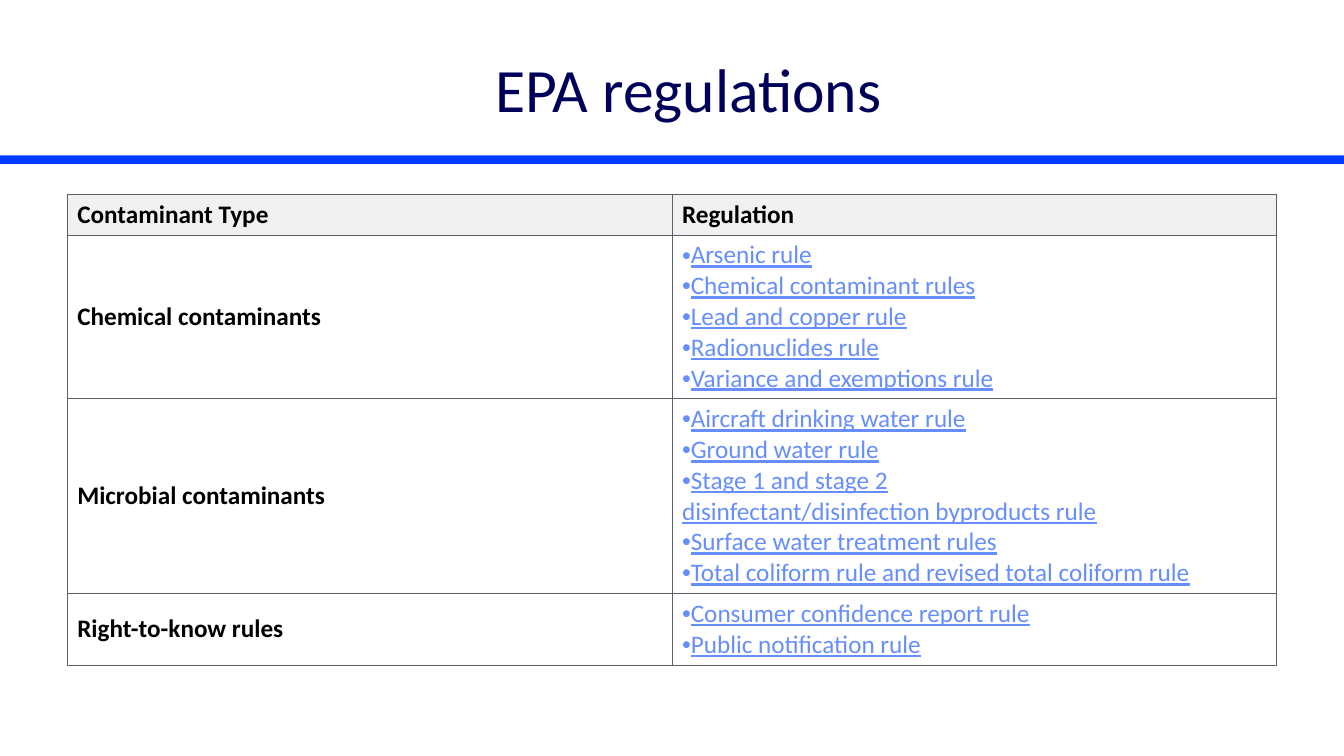
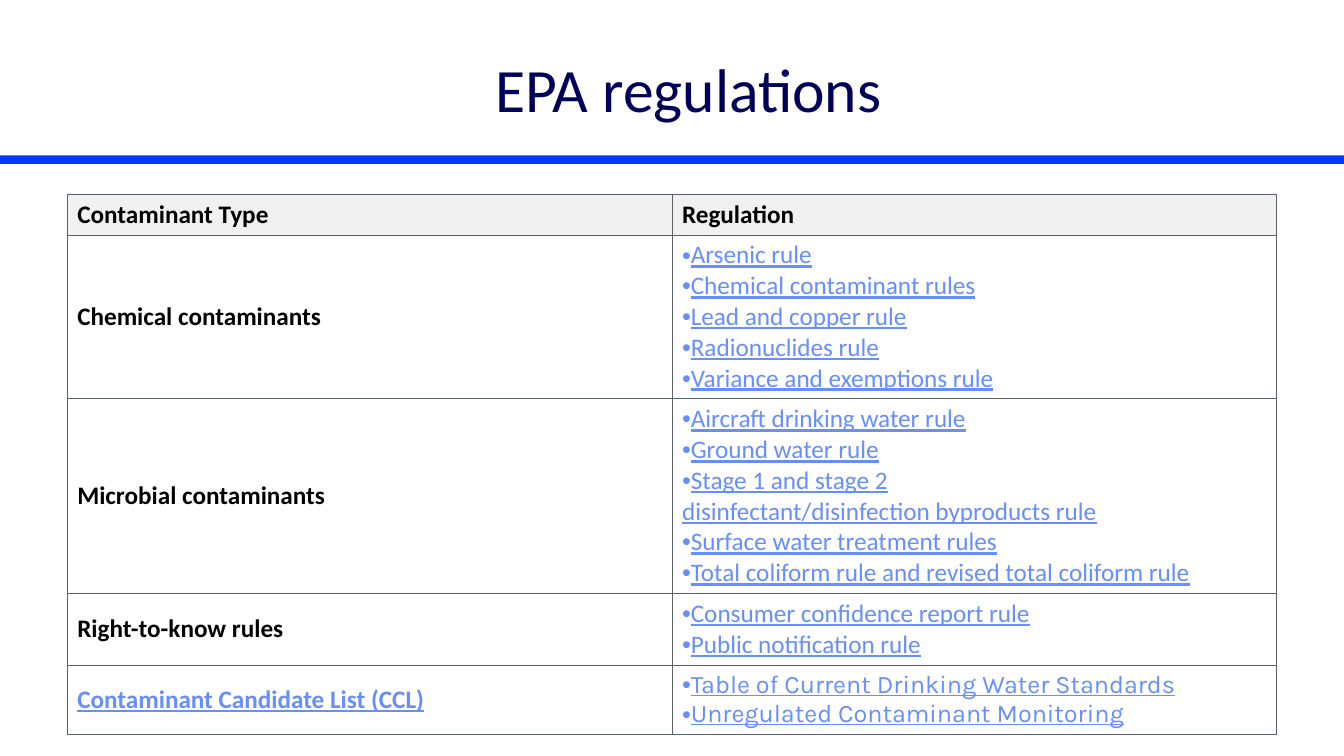
Before and after one commit to monroews/CEE4590, a slide deck: slide 3 of Lectures/Water Quality.pptx. Drawn at 1344x756 pixels with LibreOffice and Linux fonts; fonts in the diff are those of the drawing. Boxes give left, top, right and bottom in pixels: in the first picture for what was removed or moved away, otherwise in the second. Text is boxed around its words. In the diff, an @@ line names an element or a change of style, - is before the commit and + after.

```diff
--- a/Lectures/Water Quality.pptx
+++ b/Lectures/Water Quality.pptx
@@ table at <box>68,194,1277,732</box> @@
+row 5: Contaminant Candidate List (CCL) | Table of Current Drinking Water Standards / Unregulated Contaminant Monitoring
```
Also in this commit, not shown: 1 other slide changed, 1 slide added, 1 other file.
